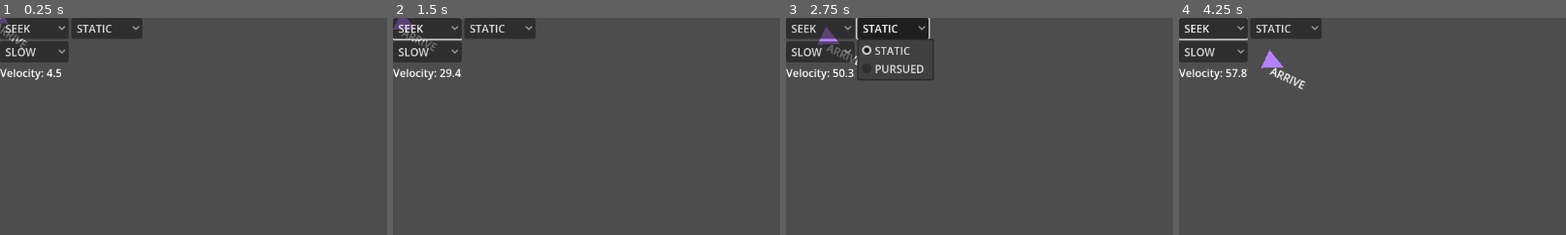
Above: before the commit, frames 1-4 (left to right).
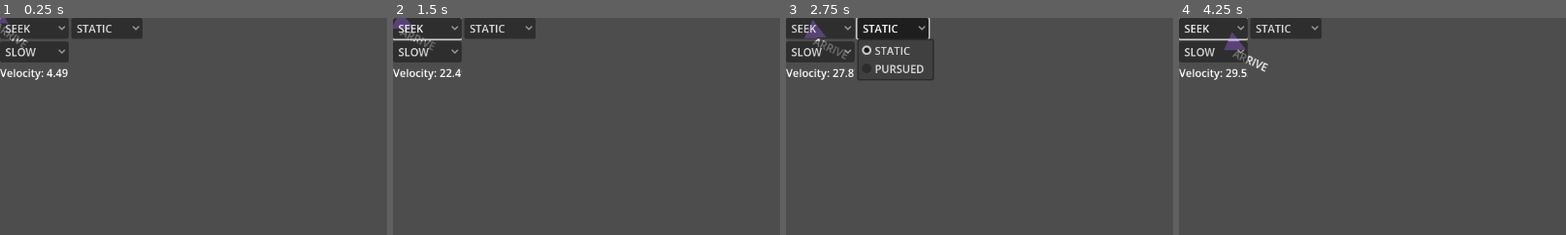
Above: after the commit, the same moments.

Repository: 702BH/GameAIProjects
Game: Godot game, scene res://ProgrammingGameAIByExample/world.tscn
The game is run twice, just before and just after one commit, with the same random seed, the same clock (stepped at 60 frames per second) and the same inputs. The project has no main scene, so this scene is started directly.
Inputs:
- Up to frame 1 (0.25 s): no input
- Up to frame 2 (1.5 s): click "SEEK" at 0.5 s; click "SLOW" at 1.25 s
- Up to frame 3 (2.75 s): click "STATIC" at 2 s
- Up to frame 4 (4.25 s): click "SEEK" at 2.75 s; click "SLOW" at 3.5 s
The pictures show only the part of the screen within x 0-50%, y 0-50%; the shares and areas given below are measured in that part.

The runs differ from the first frame. In frame 1, 0.1% of the frame differs, in the area x 0-18%, y 2-28%; in frame 2, 0.3%; in frame 3, 0.8%; in frame 4, 1.1%, in the area x 11-33%, y 6-34%.

Commit message:
implementing wander

Diff:
--- a/aiforgamesprojects/ProgrammingGameAIByExample/SteeringBehaviours/steering_wander.gd
+++ b/aiforgamesprojects/ProgrammingGameAIByExample/SteeringBehaviours/steering_wander.gd
@@ -1,19 +1,24 @@
 class_name  SteeringWander
 extends SteeringState
 
-
 var wanderRadius := 50.0
 var wanderDistance := 100.0
-var wanderJitter := 0.0
-var wanderPoint := Vector2.ZERO
-var theta = 0.0
+var wanderJitter := 2
+var wanderTarget := Vector2.ZERO
+var targetLocal := Vector2.ZERO
+var targetWorld := Vector2.ZERO
 
 func _enter_tree() -> void:
-	vehicle.acceleration = Vector2.RIGHT
+	print("wandering")
 
 func _physics_process(delta: float) -> void:
-	var direction = vehicle.velocity.normalized()
-	wanderPoint = direction * wanderDistance
+	wanderTarget += Vector2(randf_range(-1,1) * wanderJitter, randf_range(-1,1) * wanderJitter)
+	wanderTarget = wanderTarget.normalized()
+	wanderTarget *= wanderRadius
+	targetLocal = wanderTarget + Vector2(wanderDistance, 0)
+	targetWorld = targetLocal + vehicle.position
+	var desired_velocity : Vector2 = (targetWorld - vehicle.position).normalized() * vehicle.max_speed
+	vehicle.apply_force((desired_velocity - vehicle.velocity).limit_length(vehicle.max_force))
 
 
 func _process(delta: float) -> void:
@@ -21,7 +26,5 @@
 
 
 func _draw() -> void:
-	draw_circle(wanderPoint, wanderRadius, "green", false)
-	var x = wanderRadius * cos(theta)
-	var y = wanderRadius * sin(theta)
-	draw_circle(Vector2(wanderPoint.x + x, wanderPoint.y + y), 8, "red")
+	draw_circle(targetLocal, wanderRadius, "green", false)
+	draw_circle(wanderTarget + targetLocal, 8, "red")
--- a/aiforgamesprojects/ProgrammingGameAIByExample/world.tscn
+++ b/aiforgamesprojects/ProgrammingGameAIByExample/world.tscn
@@ -8,6 +8,7 @@
 script = ExtResource("1_f5fps")
 
 [node name="Vehicle" parent="." instance=ExtResource("1_1fom0")]
+max_speed = 30.0
 max_force = 20.0
 max_turn_rate = 80.0
 color = Color(0.894215, 0.213081, 0.709018, 1)
